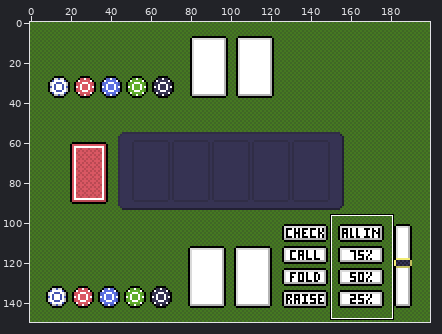
Two versions of one sprite sheet, assets/poker-board.png. The first picture is a wide view before the edit; the outline marks the close-up.
Close-up. Before:
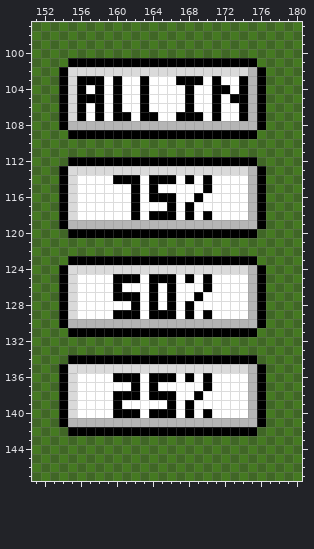
The file is 200x150 pixels. Shown: x 151..180, y 97..147. The commit also changed other parts of the picture, which this record leaves out.
And afterwards:
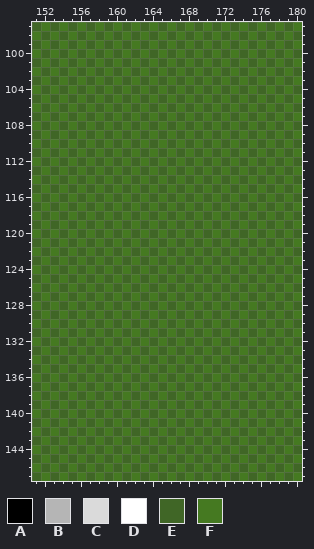
Palette (. is transparent): A #000000  B #b5b5b5  C #dadada  D #ffffff  E #406626  F #457921
Changes in this commit:
{"y":101,"x":155,"old":"AAAAAAAAAAAAAAAAAAAAA","new":"EFEFEFEFEFEFEFEFEFEFE"}
{"y":102,"x":154,"old":"ACCCCCCCCCCCCCCCCCCCCBA","new":"EFEFEFEFEFEFEFEFEFEFEFE"}
{"y":103,"x":154,"old":"ACAAADADDADDDAAADADDABA","new":"FEFEFEFEFEFEFEFEFEFEFEF"}
{"y":104,"x":154,"old":"ACADADADDADDDDADDAADABA","new":"EFEFEFEFEFEFEFEFEFEFEFE"}
{"y":105,"x":154,"old":"ACAAADADDADDDDADDADAABA","new":"FEFEFEFEFEFEFEFEFEFEFEF"}
{"y":106,"x":154,"old":"ACADADADDADDDDADDADDABA","new":"EFEFEFEFEFEFEFEFEFEFEFE"}
{"y":107,"x":154,"old":"ACADADAADAADDAAADADDABA","new":"FEFEFEFEFEFEFEFEFEFEFEF"}
{"y":108,"x":154,"old":"ABBBBBBBBBBBBBBBBBBBBBA","new":"EFEFEFEFEFEFEFEFEFEFEFE"}
{"y":109,"x":155,"old":"AAAAAAAAAAAAAAAAAAAAA","new":"EFEFEFEFEFEFEFEFEFEFE"}
{"y":112,"x":155,"old":"AAAAAAAAAAAAAAAAAAAAA","new":"FEFEFEFEFEFEFEFEFEFEF"}
{"y":113,"x":154,"old":"ACCCCCCCCCCCCCCCCCCCCBA","new":"FEFEFEFEFEFEFEFEFEFEFEF"}
{"y":114,"x":154,"old":"ACDDDDAAADAAADADADDDDBA","new":"EFEFEFEFEFEFEFEFEFEFEFE"}
{"y":115,"x":154,"old":"ACDDDDDDADADDDDDADDDDBA","new":"FEFEFEFEFEFEFEFEFEFEFEF"}
{"y":116,"x":154,"old":"ACDDDDDDADAAADDADDDDDBA","new":"EFEFEFEFEFEFEFEFEFEFEFE"}
{"y":117,"x":154,"old":"ACDDDDDDADDDADADDDDDDBA","new":"FEFEFEFEFEFEFEFEFEFEFEF"}
{"y":118,"x":154,"old":"ACDDDDDDADAAADADADDDDBA","new":"EFEFEFEFEFEFEFEFEFEFEFE"}
{"y":119,"x":154,"old":"ABBBBBBBBBBBBBBBBBBBBBA","new":"FEFEFEFEFEFEFEFEFEFEFEF"}
{"y":120,"x":155,"old":"AAAAAAAAAAAAAAAAAAAAA","new":"FEFEFEFEFEFEFEFEFEFEF"}
{"y":123,"x":155,"old":"AAAAAAAAAAAAAAAAAAAAA","new":"EFEFEFEFEFEFEFEFEFEFE"}
{"y":124,"x":154,"old":"ACCCCCCCCCCCCCCCCCCCCBA","new":"EFEFEFEFEFEFEFEFEFEFEFE"}
{"y":125,"x":154,"old":"ACDDDDAAADAAADADADDDDBA","new":"FEFEFEFEFEFEFEFEFEFEFEF"}
{"y":126,"x":154,"old":"ACDDDDADDDADADDDADDDDBA","new":"EFEFEFEFEFEFEFEFEFEFEFE"}
{"y":127,"x":154,"old":"ACDDDDAAADADADDADDDDDBA","new":"FEFEFEFEFEFEFEFEFEFEFEF"}
{"y":128,"x":154,"old":"ACDDDDDDADADADADDDDDDBA","new":"EFEFEFEFEFEFEFEFEFEFEFE"}
{"y":129,"x":154,"old":"ACDDDDAAADAAADADADDDDBA","new":"FEFEFEFEFEFEFEFEFEFEFEF"}
{"y":130,"x":154,"old":"ABBBBBBBBBBBBBBBBBBBBBA","new":"EFEFEFEFEFEFEFEFEFEFEFE"}
{"y":131,"x":155,"old":"AAAAAAAAAAAAAAAAAAAAA","new":"EFEFEFEFEFEFEFEFEFEFE"}
{"y":134,"x":155,"old":"AAAAAAAAAAAAAAAAAAAAA","new":"FEFEFEFEFEFEFEFEFEFEF"}
{"y":135,"x":154,"old":"ACCCCCCCCCCCCCCCCCCCCBA","new":"FEFEFEFEFEFEFEFEFEFEFEF"}
{"y":136,"x":154,"old":"ACDDDDAAADAAADADADDDDBA","new":"EFEFEFEFEFEFEFEFEFEFEFE"}
{"y":137,"x":154,"old":"ACDDDDDDADADDDDDADDDDBA","new":"FEFEFEFEFEFEFEFEFEFEFEF"}
{"y":138,"x":154,"old":"ACDDDDAAADAAADDADDDDDBA","new":"EFEFEFEFEFEFEFEFEFEFEFE"}
{"y":139,"x":154,"old":"ACDDDDADDDDDADADDDDDDBA","new":"FEFEFEFEFEFEFEFEFEFEFEF"}
{"y":140,"x":154,"old":"ACDDDDAAADAAADADADDDDBA","new":"EFEFEFEFEFEFEFEFEFEFEFE"}
{"y":141,"x":154,"old":"ABBBBBBBBBBBBBBBBBBBBBA","new":"FEFEFEFEFEFEFEFEFEFEFEF"}
{"y":142,"x":155,"old":"AAAAAAAAAAAAAAAAAAAAA","new":"FEFEFEFEFEFEFEFEFEFEF"}
